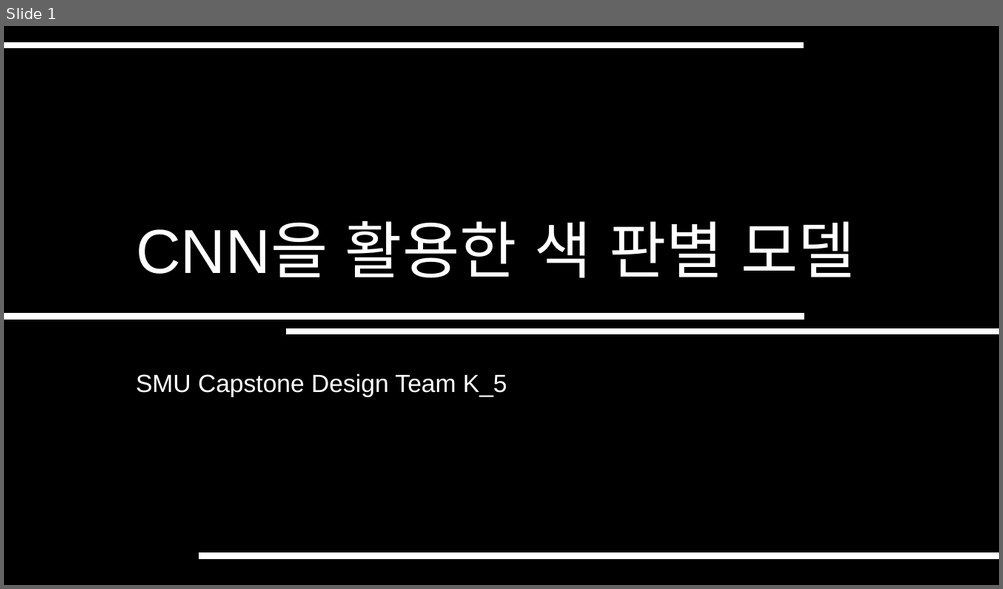
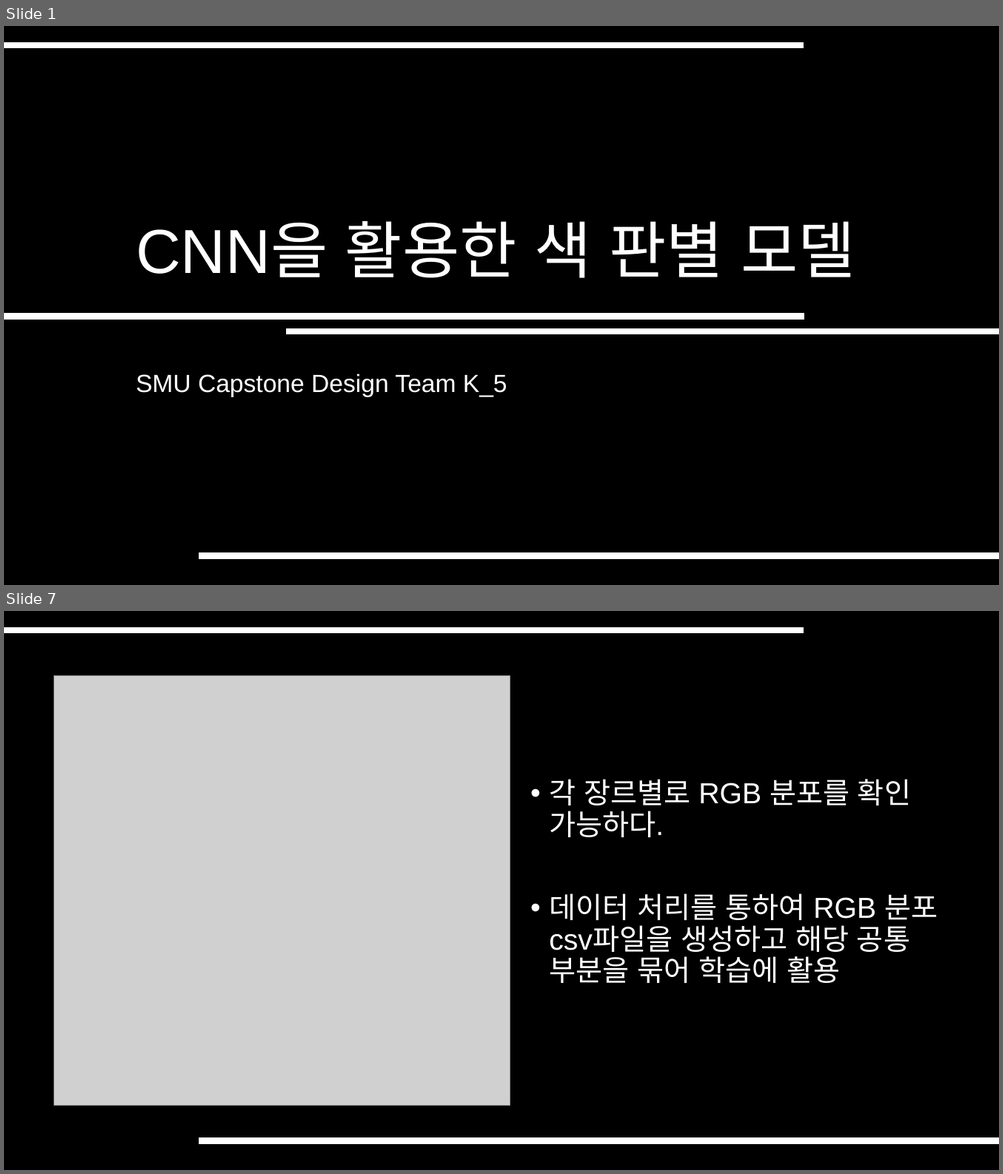
Before and after one commit to SeungHwanK/Team-K_5, a slide deck: 2. 김종욱 교수님 미팅 준비 자료/Subjects.pptx. Shown one above the other, each under a label of ours: slide 1 before the commit, slides 1 and 7 after it; the slides between them are not shown. The pictures are 1003x589 and 1003x1174 pixels, drawn with LibreOffice and Linux fonts; fonts in the diff are those of the drawing; grey boxes stand for pictures. Boxes give left, top, right and bottom in pixels: in the first picture for what was removed or moved away, otherwise in the second. Text is boxed around its words. In the diff, an @@ line names an element or a change of style, - is before the commit and + after.

```diff
--- a/2. 김종욱 교수님 미팅 준비 자료/Subjects.pptx
+++ b/2. 김종욱 교수님 미팅 준비 자료/Subjects.pptx
@@ slide 7 added at bbox=[4, 611, 999, 1170], background #000000; not listed: 1 template element that a slide beside it also shows @@
@@ picture added at bbox=[54, 676, 509, 1106] @@
@@ text added at bbox=[549, 779, 937, 983], 28 pt, text #FFFFFF @@
+• 각 장르별로 RGB 분포를 확인 가능하다.
+• 데이터 처리를 통하여 RGB 분포 csv파일을 생성하고 해당 공통 부분을 묶어 학습에 활용
@@ line added from (199, 1142) to (999, 1142), #FFFFFF 6 pt @@
```
Also in this commit, not shown: 9 slides changed, 2 other slides added, 1 slide removed.
